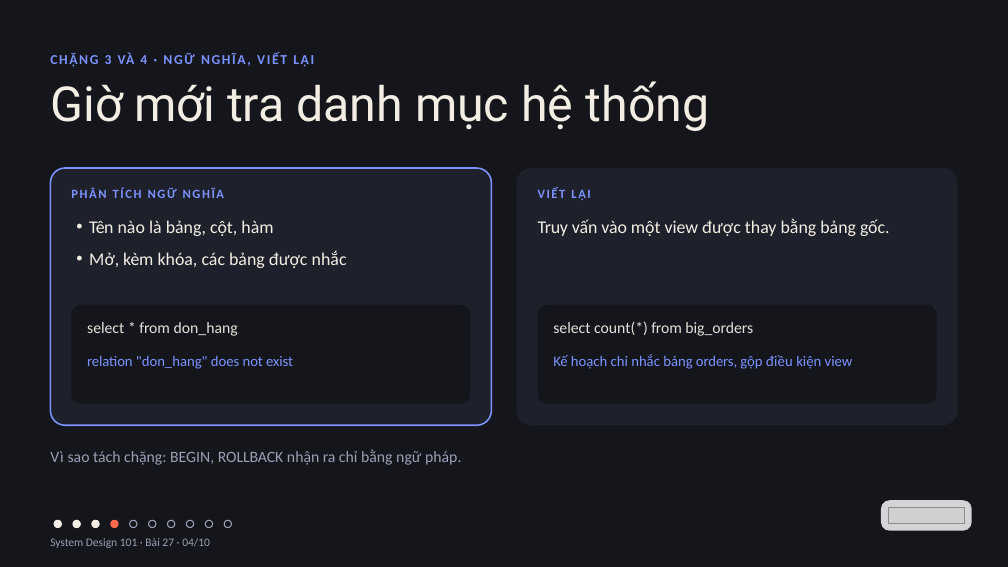
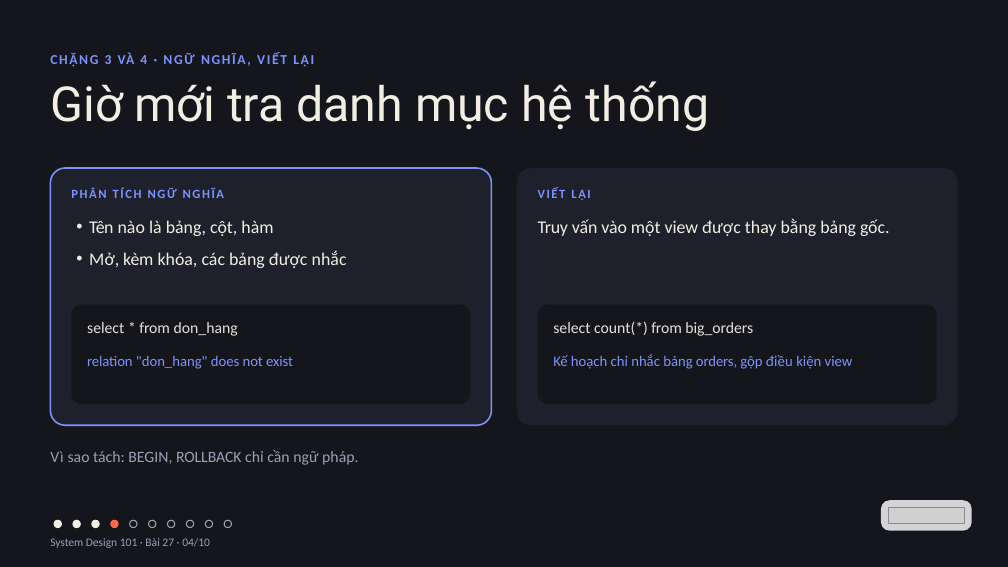
Before and after one commit to vohoailinh90/tool-marketing-studio, a slide deck: slide 4 of system-design-101/vi/lessons/sd-04-027/slides/sd-04-027.pptx. Drawn at 1008x567 pixels with LibreOffice and Linux fonts; fonts in the diff are those of the drawing; grey boxes stand for pictures. Boxes give left, top, right and bottom in pixels: in the first picture for what was removed or moved away, otherwise in the second. Text is boxed around its words. In the diff, an @@ line names an element or a change of style, - is before the commit and + after.

```diff
--- a/system-design-101/vi/lessons/sd-04-027/slides/sd-04-027.pptx
+++ b/system-design-101/vi/lessons/sd-04-027/slides/sd-04-027.pptx
@@ text at (50,450,358,465): text changed @@
-Vì sao tách chặng: BEGIN, ROLLBACK nhận ra chỉ bằng ngữ pháp.
+Vì sao tách: BEGIN, ROLLBACK chỉ cần ngữ pháp.
```
Also in this commit, not shown: 5 other slides changed, 4 other files.
